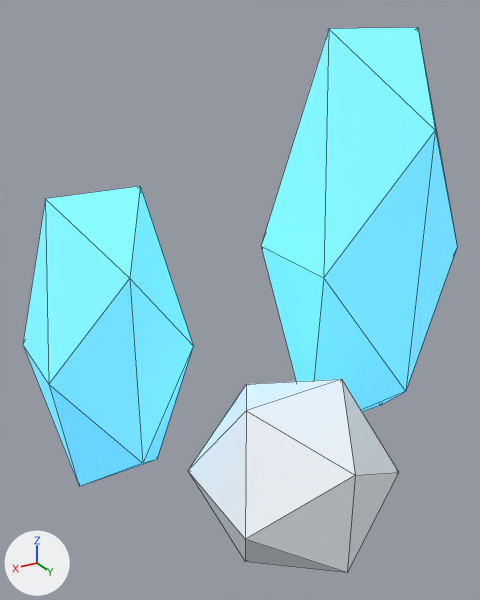
An edit to the glTF model public/models/deco_ice_3.glb, drawn before and after from the same camera.
Camera for both pictures: a camera (50 mm lens) standing at (3.09, 5.18, 4.79) and looking at (0.08, 0.15, 2.27). Lighting does not change. The marker at lower left points along +X, +Y and +Z. The older version comes first. Mesh edges are drawn as thin lines. Where no turn or scale is listed for an object, it has been applied to the vertices.
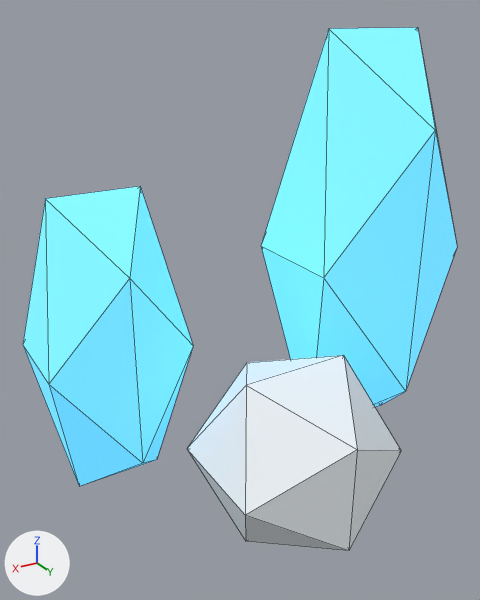
The change, as a list of edits to the scene's bpy script:
```text
Change ob_mesh_2:
    ob_mesh_2.location: (0.0, 1.0, 0.8) -> (0.0, 1.0, 1.05)
```

What differs and where, as boxes [x1, y1, x2, y2] in the pictures (480 x 600 px):
'Mesh_2', moved: before [188, 379, 399, 573]; after [187, 355, 401, 551]
